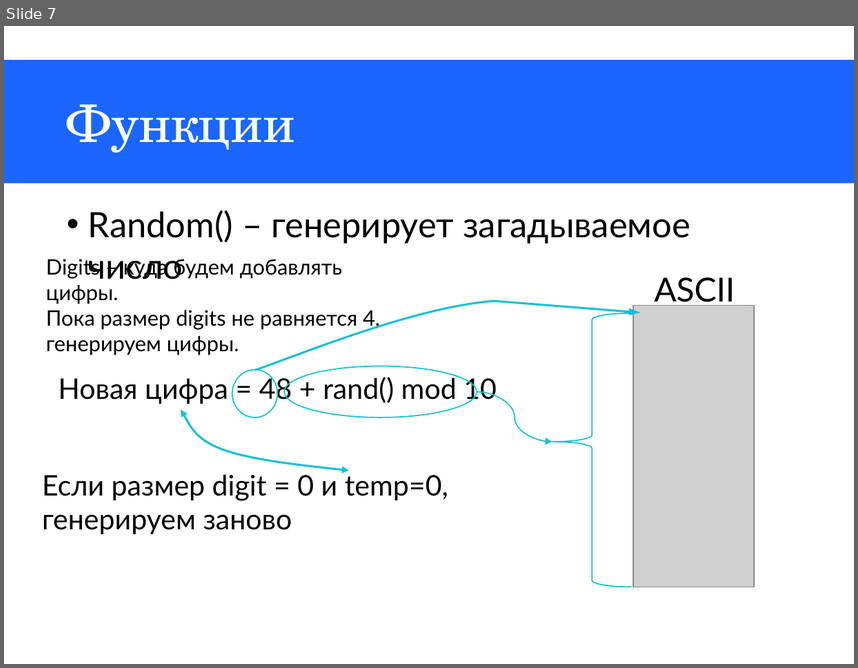
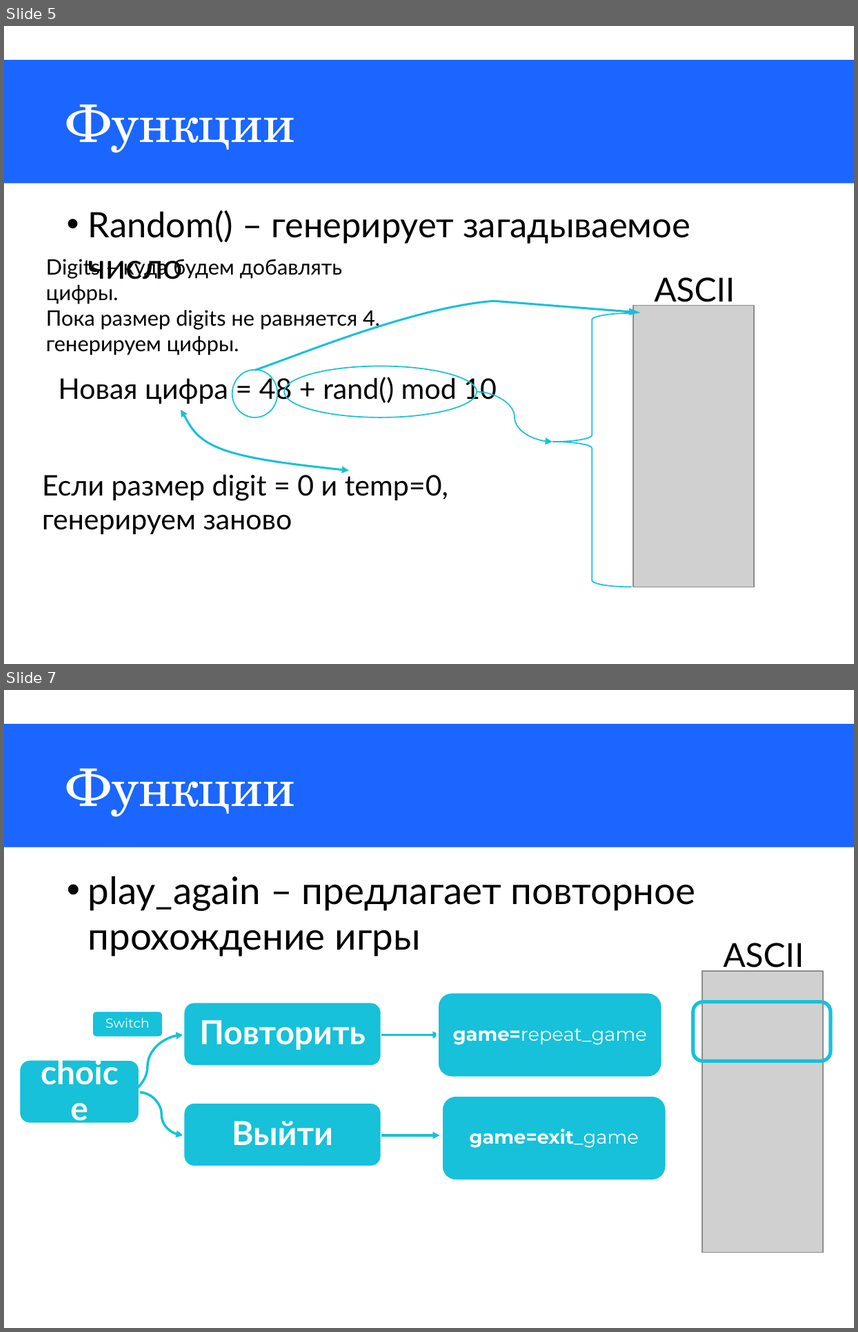
Before and after one commit to MineMoon/BullsAndCows, a slide deck: BullsAndCows.pptx. Shown one above the other, each under a label of ours: slide 7 before the commit, slides 5 and 7 after it; the slides between them are not shown. The pictures are 858x668 and 858x1332 pixels, drawn with LibreOffice and Linux fonts; fonts in the diff are those of the drawing; grey boxes stand for pictures. Boxes give left, top, right and bottom in pixels: in the first picture for what was removed or moved away, otherwise in the second. Text is boxed around its words. In the diff, an @@ line names an element or a change of style, - is before the commit and + after.

```diff
--- a/BullsAndCows.pptx
+++ b/BullsAndCows.pptx
@@ slide 7 added at [4,690,854,1328], background #FFFFFF; not listed: 1 template element that a slide beside it also shows @@
@@ title added at [67,768,295,817], 44 pt, text #FFFFFF @@
+Функции
@@ text added at [88,876,696,956], 32 pt, text #000000 @@
+• play_again – предлагает повторное прохождение игры
@@ text added at [723,943,804,974], 28 pt, text #000000 @@
+ASCII
@@ picture added at [703,971,824,1252] @@
@@ rounded rectangle added at [437,992,663,1077], fill #16C1D9, outline #FFFFFF 2 pt @@
@@ rounded rectangle added at [92,1010,163,1038], fill #16C1D9, outline #FFFFFF 2 pt @@
@@ text added at [105,1018,150,1027], 11 pt, text #FFFFFF @@
+Switch
@@ rounded rectangle added at [183,1002,382,1067], fill #16C1D9, outline #FFFFFF 2 pt @@
@@ text added at [199,1020,365,1049], 28 pt, text #FFFFFF, bold @@
+Повторить
@@ rounded rectangle added at [693,1002,831,1061], outline #16C1D9 3 pt @@
@@ curved arrow added from (112, 1099) to (183, 1034), #16C1D9 2 pt @@
@@ arrow added from (381, 1034) to (440, 1034), #16C1D9 2 pt @@
@@ text added at [453,1028,647,1045], 16 pt, text #FFFFFF @@
+game=repeat_game
@@ rounded rectangle added at [19,1059,140,1123], fill #16C1D9, outline #FFFFFF 2 pt @@
@@ text added at [22,1063,136,1120], 28 pt, text #FFFFFF, bold @@
+choice
@@ curved arrow added from (140, 1092) to (183, 1136), #16C1D9 2 pt @@
@@ rounded rectangle added at [183,1103,382,1167], fill #16C1D9, outline #FFFFFF 2 pt @@
@@ rounded rectangle added at [441,1096,667,1181], fill #16C1D9, outline #FFFFFF 2 pt @@
@@ text added at [232,1121,333,1145], 28 pt, text #FFFFFF, bold @@
+Выйти
@@ arrow added from (381, 1136) to (440, 1136), #16C1D9 2 pt @@
@@ text added at [469,1128,638,1147], 16 pt, text #FFFFFF, bold @@
+game=exit_game
@@ what was slide 7 is now slide 5 @@
```
Also in this commit, not shown: 4 slides changed, 11 other slides added, 2 slides removed, 3 other files.
